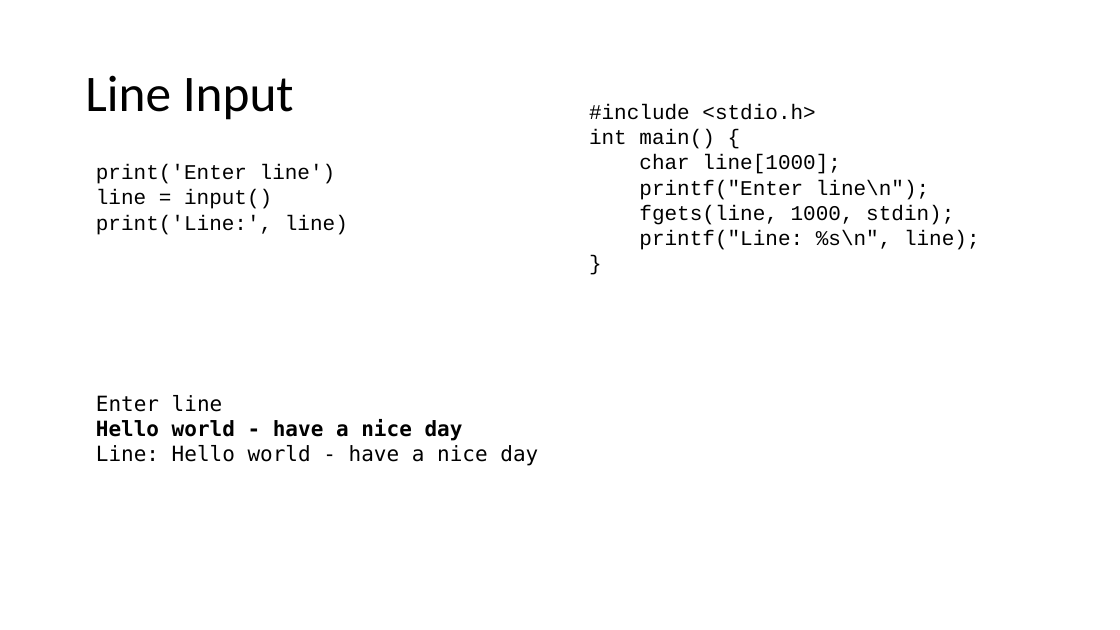
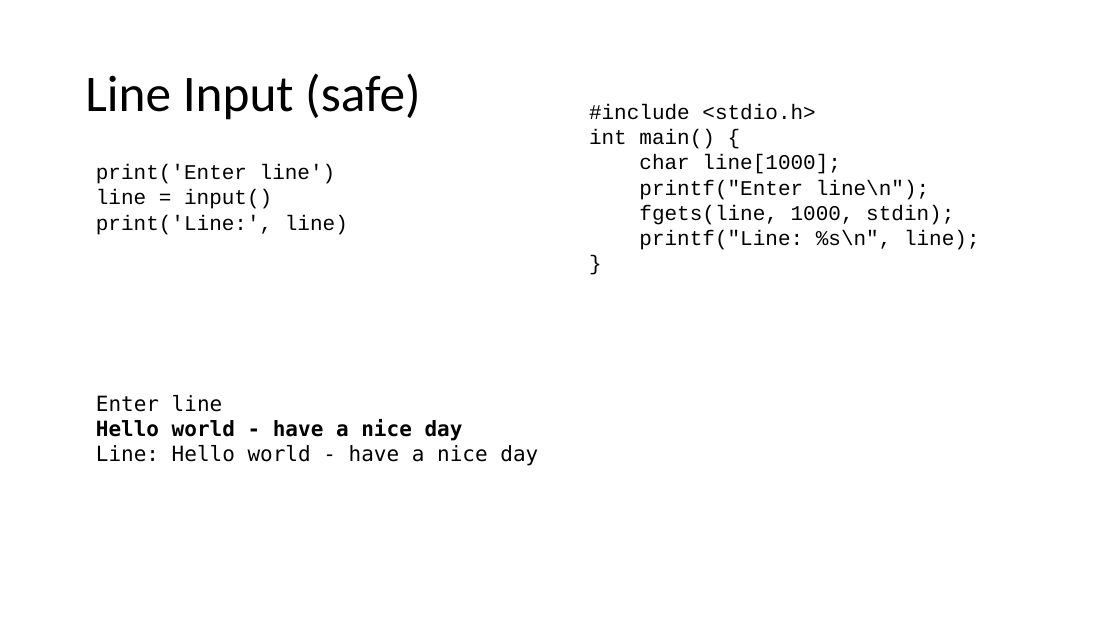
Before and after one commit to csev/cc4e, a slide deck: slide 11 of lectures/CC-02-Python.pptx. Drawn at 1120x630 pixels with LibreOffice and Linux fonts; fonts in the diff are those of the drawing. Boxes give left, top, right and bottom in pixels: in the first picture for what was removed or moved away, otherwise in the second. Text is boxed around its words. In the diff, an @@ line names an element or a change of style, - is before the commit and + after.

```diff
--- a/lectures/CC-02-Python.pptx
+++ b/lectures/CC-02-Python.pptx
@@ title at (85, 73, 420, 120): text changed @@
-Line Input
+Line Input (safe)
```
Also in this commit, not shown: 6 slides added, 5 other files.
